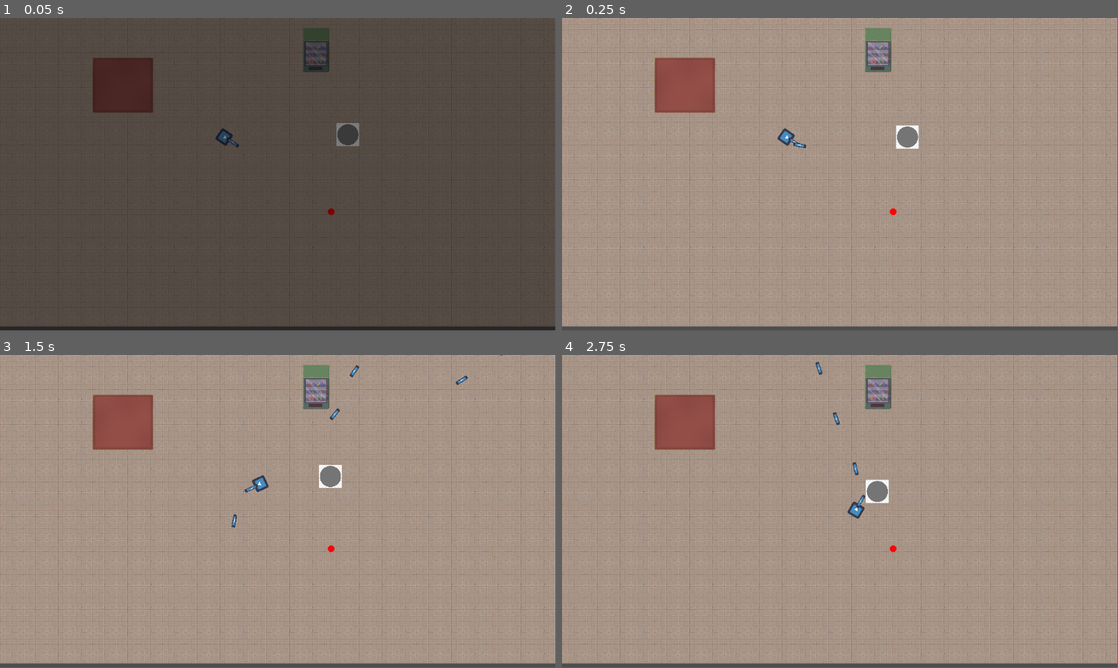
Above: before the commit, frames 1-4 (two rows, left to right).
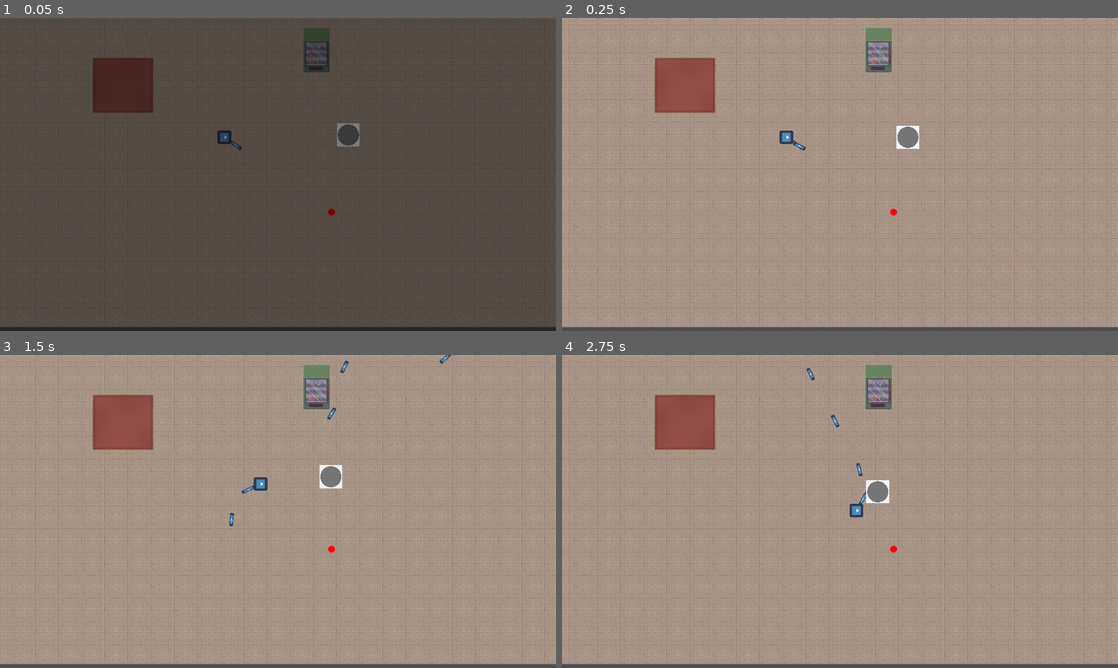
Above: after the commit, the same moments.

Repository: Sylvvs/CoopPuzzle
Game: Godot game, scene res://scenes/logic/scene_handler.tscn
Two runs of this game, one before a commit and one after it. Both use one fixed random seed, a clock stepped at 60 frames per second and the inputs below. The engine's default icon, where the game draws it, is replaced by a stand-in: a white triangle on a blue panel in a dark square.
Inputs (mouse positions are in pixels of both pictures, inside the frame that each line leads up to):
- Up to frame 1 (0.05 s): no input
- Up to frame 2 (0.25 s): no input
- Up to frame 3 (1.5 s): move the mouse to (400, 495) at 0.52 s; hold D (right) 0.53-1.28 s; hold E (interact) 0.53-1.28 s; move the mouse to (166, 527) at 1.27 s; hold S (down) from 1.28 s (still down); tap Space (shoot) at 1.35 s
- Up to frame 4 (2.75 s): move the mouse to (895, 442) at 2.02 s; release S (down) at 2.03 s; hold D (right) from 2.03 s (still down); hold E (interact) from 2.03 s (still down)
In our replay, the window is 799x449 before the commit and 800x450 after it. These sizes can differ from the game's own. Grey fills any space a smaller window leaves; there, only what the larger window draws over its background counts as a difference.

The runs differ from the first frame. In frame 1, 0.4% of the frame differs, in the area x 0-100%, y 0-99%; in frame 2, 2.5%; in frame 3, 2.8%; in frame 4, 2.7%.

Commit message:
alt virker

Diff:
--- a/enemies/test_enemy.gd
+++ b/enemies/test_enemy.gd
@@ -18,7 +18,8 @@
 		position.x = move_toward(position.x,player.global_position.x,_delta*25)
 		position.y = move_toward(position.y,player.global_position.y,_delta*25)
 	if body != null and body.is_in_group('player'):
-		body.health -= 10
+		#body.health -= 10
+		pass
 	move_and_slide()
 
 func _process(_delta: float) -> void:
--- a/enemies/test_enemy.tscn
+++ b/enemies/test_enemy.tscn
@@ -1,10 +1,7 @@
-[gd_scene load_steps=5 format=3 uid="uid://bjgqwnsi6fr2k"]
+[gd_scene load_steps=4 format=3 uid="uid://bjgqwnsi6fr2k"]
 
 [ext_resource type="Script" uid="uid://bb31720s0lbpe" path="res://enemies/test_enemy.gd" id="1_2bghh"]
 [ext_resource type="Texture2D" uid="uid://dhq6r3a3gg4na" path="res://enemies/enemy sprites/pngtree-circle-clipart-gray-circle-png-image_2381994.jpg" id="1_lcl3f"]
-
-[sub_resource type="CircleShape2D" id="CircleShape2D_2bghh"]
-radius = 22.022715
 
 [sub_resource type="CircleShape2D" id="CircleShape2D_8ifd5"]
 radius = 22.0
@@ -16,13 +13,5 @@
 scale = Vector2(0.13194443, 0.13194443)
 texture = ExtResource("1_lcl3f")
 
-[node name="Area2D" type="Area2D" parent="."]
-
-[node name="CollisionShape2D" type="CollisionShape2D" parent="Area2D"]
-visible = false
-shape = SubResource("CircleShape2D_2bghh")
-
 [node name="CollisionShape2D" type="CollisionShape2D" parent="."]
 shape = SubResource("CircleShape2D_8ifd5")
-
-[connection signal="body_shape_entered" from="Area2D" to="." method="_on_area_2d_body_shape_entered"]
--- a/project.godot
+++ b/project.godot
@@ -19,6 +19,10 @@
 
 FadeLayer="*res://scenes/logic/FadeLayer.tscn"
 InteractManager="*res://scripts/InteractManger.gd"
+
+[display]
+
+window/stretch/mode="viewport"
 
 [global_group]
 
@@ -63,3 +67,7 @@
 "events": [Object(InputEventKey,"resource_local_to_scene":false,"resource_name":"","device":-1,"window_id":0,"alt_press …(191 unchanged characters)…
 ]
 }
+
+[rendering]
+
+textures/canvas_textures/default_texture_filter=0
--- a/scenes/Gun.tscn
+++ b/scenes/Gun.tscn
@@ -4,6 +4,7 @@
 [ext_resource type="Script" uid="uid://itgcvqd0451r" path="res://scripts/gun.gd" id="1_h5px7"]
 
 [node name="Gun" type="Node2D"]
+position = Vector2(28, 0)
 script = ExtResource("1_h5px7")
 
 [node name="Sprite2D" type="Sprite2D" parent="."]
--- a/scenes/player.gd
+++ b/scenes/player.gd
@@ -5,14 +5,16 @@
 
 var xp = 0
 var level = 1
+var level_up_requirement = 10
+var level_up_scaling = 1.8
 
+
+func _process(_delta: float) -> void:
+	if xp >= level_up_requirement:
+		level_up()
 
 func _physics_process(_delta: float) -> void:
 	velocity = Vector2.ZERO
-
-
-	look_at(get_global_mouse_position())
-
 
 	if Input.is_action_pressed("up"):
 		velocity.y -= SPEED
@@ -40,3 +42,9 @@
 		xp += area.xp_value
 		area.queue_free()
 		print(xp)
+
+
+func level_up():
+	xp -= level_up_requirement
+	level_up_requirement *= level_up_scaling
+	print('Level Up!')
--- a/scenes/player.tscn
+++ b/scenes/player.tscn
@@ -1,9 +1,11 @@
-[gd_scene load_steps=5 format=3 uid="uid://f451jspvsyb4"]
+[gd_scene load_steps=6 format=3 uid="uid://f451jspvsyb4"]
 
 [ext_resource type="Texture2D" uid="uid://d23p4a5jv1mhn" path="res://sprites/icon.svg" id="1_3vyb7"]
 [ext_resource type="Script" uid="uid://cbypn52c4cw4n" path="res://scenes/player.gd" id="1_g2els"]
+[ext_resource type="PackedScene" uid="uid://go8wks4v1mog" path="res://scenes/Gun.tscn" id="3_qhqgy"]
 
-[sub_resource type="CapsuleShape2D" id="CapsuleShape2D_u8vuu"]
+[sub_resource type="CircleShape2D" id="CircleShape2D_qhqgy"]
+radius = 15.0
 
 [sub_resource type="CircleShape2D" id="CircleShape2D_g2els"]
 radius = 59.03389
@@ -13,7 +15,7 @@
 script = ExtResource("1_g2els")
 
 [node name="CollisionShape2D" type="CollisionShape2D" parent="."]
-shape = SubResource("CapsuleShape2D_u8vuu")
+shape = SubResource("CircleShape2D_qhqgy")
 
 [node name="Sprite2D" type="Sprite2D" parent="."]
 rotation = 1.5707964
@@ -21,8 +23,12 @@
 texture = ExtResource("1_3vyb7")
 
 [node name="Area2D" type="Area2D" parent="."]
+visible = false
 
 [node name="CollisionShape2D" type="CollisionShape2D" parent="Area2D"]
 shape = SubResource("CircleShape2D_g2els")
 
+[node name="Gun" parent="." instance=ExtResource("3_qhqgy")]
+position = Vector2(0, 0)
+
 [connection signal="area_entered" from="Area2D" to="." method="_on_area_2d_area_entered"]
--- a/scenes/testlevel.tscn
+++ b/scenes/testlevel.tscn
@@ -8,7 +8,6 @@
 [ext_resource type="Texture2D" uid="uid://dh4gjcudcwlw4" path="res://sprites/horror/Outside.png" id="6_ihbyj"]
 [ext_resource type="PackedScene" uid="uid://f451jspvsyb4" path="res://scenes/player.tscn" id="7_bx6wm"]
 [ext_resource type="Script" uid="uid://bj24gumcic2lt" path="res://scripts/interacts/default.gd" id="7_fljaa"]
-[ext_resource type="PackedScene" uid="uid://go8wks4v1mog" path="res://scenes/Gun.tscn" id="9_cu7rf"]
 [ext_resource type="PackedScene" uid="uid://bjgqwnsi6fr2k" path="res://enemies/test_enemy.tscn" id="10_o40l3"]
 [ext_resource type="PackedScene" uid="uid://c2ip06vkd8mby" path="res://xp/xp.tscn" id="11_ihbyj"]
 
@@ -7200,9 +7199,6 @@
 [node name="CharacterBody2D" parent="." instance=ExtResource("7_bx6wm")]
 position = Vector2(465, 247)
 
-[node name="Gun" parent="CharacterBody2D" instance=ExtResource("9_cu7rf")]
-position = Vector2(21, -1)
-
 [node name="TestEnemy" parent="." instance=ExtResource("10_o40l3")]
 position = Vector2(723, 241)
 
--- a/scripts/gun.gd
+++ b/scripts/gun.gd
@@ -5,9 +5,16 @@
 var cooldown = 0;
 
 func f(x):
-	return x**1.5
+	return x**2
 
 func _process(delta: float) -> void:
+	var mouse = get_global_mouse_position()
+	var to_mouse = mouse - get_parent().global_position
+
+	# Rotate around origin relative to parent
+	rotation = to_mouse.angle()
+	position = Vector2(28,0).rotated(rotation)
+
 	if cooldown>0.2:
 		cooldown = 0
 		summon_bullet()
@@ -17,6 +24,6 @@
 func summon_bullet():
 	var new_bullet = BULLET.instantiate()
 	new_bullet.FUNCT = Callable(self, "f")
-	new_bullet.position = get_parent().position+Vector2(25,0).rotated(get_parent().rotation)
-	new_bullet.init_rot = get_parent().rotation
+	new_bullet.position = get_parent().position+Vector2(25,0).rotated(rotation)
+	new_bullet.init_rot = rotation
 	get_parent().get_parent().add_child(new_bullet)
--- a/xp.gd
+++ b/xp.gd
@@ -1,3 +1 @@
-extends Area2D
-
-var xp_value = 10
+extends Area2D; var xp_value = 10
Not shown: 1 places in scenes/testlevel.tscn that only renumber resources
